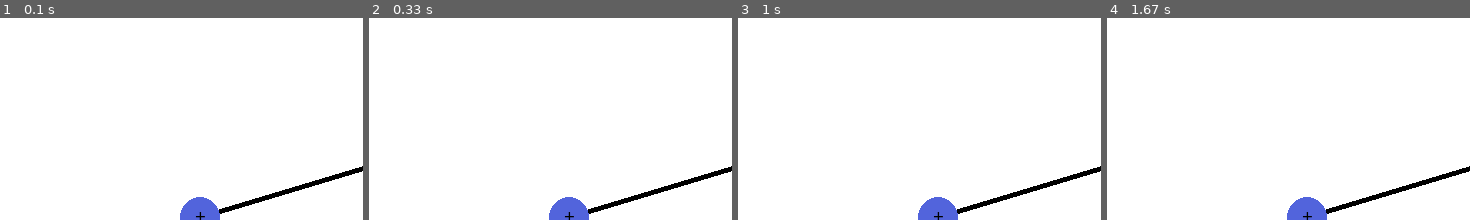
Above: before the commit, frames 1-4 (left to right).
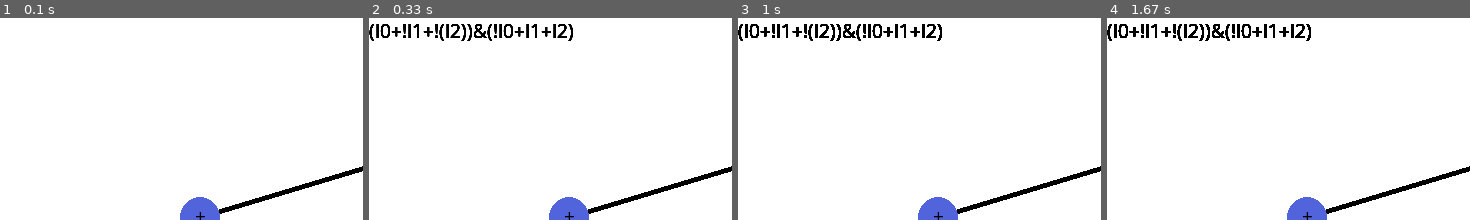
Above: after the commit, the same moments.

Repository: AndaChain/010123131
Game: pygame game, started from Boolean expression string/Tree/VisualizingBinaryTree.py
Same seed, same stepped clock (60 frames per second), same inputs: the game is played once before the commit and once after it.
Inputs:
- Up to frame 1 (0.1 s): no input
- Up to frame 2 (0.33 s): no input
- Up to frame 3 (1 s): no input
- Up to frame 4 (1.67 s): no input
The pictures show only the part of the screen within x 0-50%, y 0-50%; the shares and areas given below are measured in that part.

Frame 1 is identical in both runs. In frame 2, 1.7% of the frame differs, in the area x 0-57%, y 2-12%; in frame 3, 1.8%; in frame 4, 1.8%.

Commit message:
Update VisualizingBinaryTree.py

Diff:
--- a/Boolean expression string/Tree/VisualizingBinaryTree.py
+++ b/Boolean expression string/Tree/VisualizingBinaryTree.py
@@ -173,5 +173,8 @@
         if event.type == pygame.QUIT:
             pygame.image.save(display, "screenshot.jpg")
             running = False
+    label = myfont.render( str(Test_data_set[index]),1,(Black) )
+    display.blit( label,(0, 0) )
+    pygame.display.update()
 
 pygame.quit()
